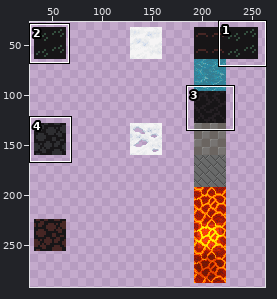
File history of a sprite sheet, graphics/images/environment/floors.png. Above, an overview of the earlier version with the close-up marked.
Close-up. The starting point:
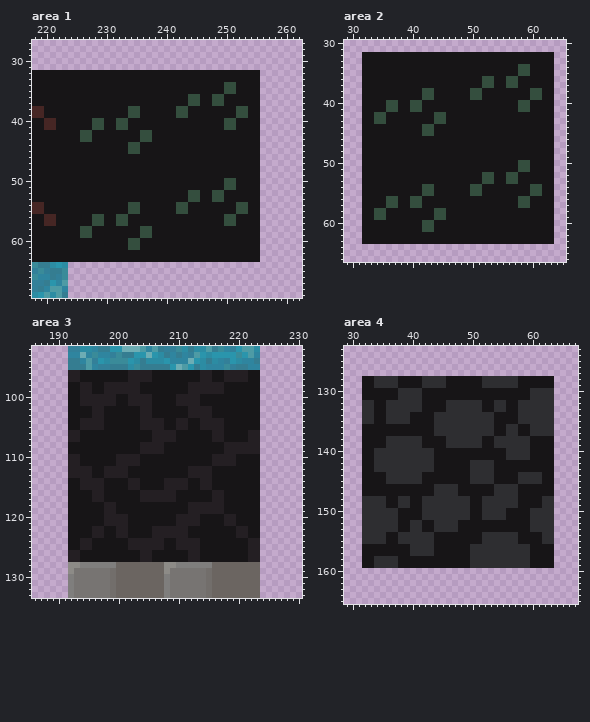
The file is 288x480 pixels. Colours within 5 levels of each other are drawn and written as one. Shown: area 1: x 218..262, y 27..69; area 2: x 29..65, y 30..66; area 3: x 186..230, y 92..133; area 4: x 29..67, y 123..165. The wide view leaves out empty margins. The commit also changed other parts of the picture, which this record leaves out.
After the commit:
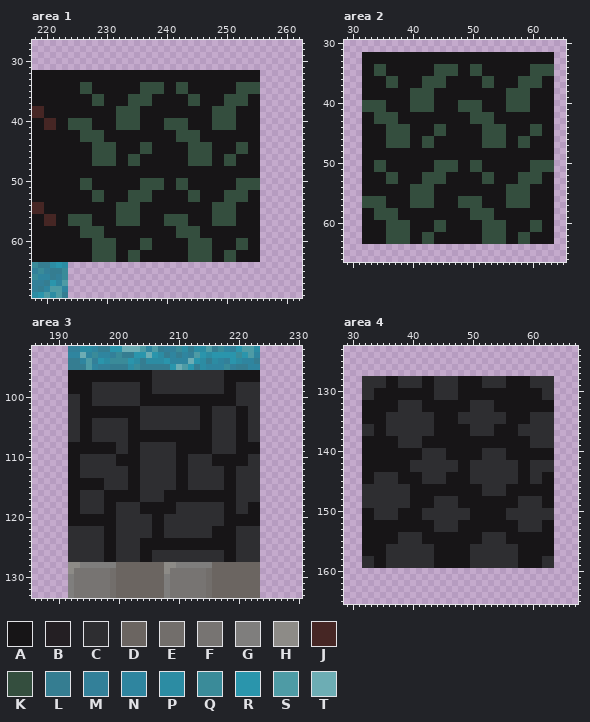
Palette (. is transparent): A #171517  B #241f23  C #2e2e31  D #6b6561  E #726e6b  F #777472  G #7f7e7d  H #8d8b87  J #462624  K #344e3e  L #357d91  M #338099  N #2f859f  P #2c8ca3  Q #3a8b99  R #2a95ac  S #4e9ba5  T #6dadb4
Changes in this commit:
Area 1:
y 34..35: x 226..227 AA -> KK; x 236..239 AAAA -> KKKK; x 242..243 AA -> KK; x 250..255 KKAAAA -> AAKKKK
y 36..37: x 228..229 AA -> KK; x 234..237 AAAA -> KKKK; x 248..253 KKAAAA -> AAKKKK
y 38..39: x 232..233 AA -> KK; x 242..243 KK -> AA; x 248..253 AAAAKK -> KKKKAA
y 40..41: x 224..229 AAAAKK -> KKKKAA; x 234..235 AA -> KK; x 240..243 AAAA -> KKKK; x 248..249 AA -> KK
y 42..43: x 228..229 AA -> KK; x 236..237 KK -> AA; x 242..245 AAAA -> KKKK
y 44..45: x 228..231 AAAA -> KKKK; x 234..237 KKAA -> AAKK; x 244..247 AAAA -> KKKK; x 252..253 AA -> KK
y 46..47: x 228..231 AAAA -> KKKK; x 234..235 AA -> KK; x 244..247 AAAA -> KKKK; x 250..251 AA -> KK
y 50..51: x 226..227 AA -> KK; x 236..239 AAAA -> KKKK; x 242..243 AA -> KK; x 250..255 KKAAAA -> AAKKKK
y 52..53: x 228..229 AA -> KK; x 234..237 AAAA -> KKKK; x 248..253 KKAAAA -> AAKKKK
y 54..55: x 232..233 AA -> KK; x 242..243 KK -> AA; x 248..253 AAAAKK -> KKKKAA
y 56..57: x 224..229 AAAAKK -> KKKKAA; x 234..235 AA -> KK; x 240..243 AAAA -> KKKK; x 248..249 AA -> KK
y 58..59: x 228..229 AA -> KK; x 236..237 KK -> AA; x 242..245 AAAA -> KKKK
y 60..61: x 228..231 AAAA -> KKKK; x 234..237 KKAA -> AAKK; x 244..247 AAAA -> KKKK; x 252..253 AA -> KK
y 62..63: x 228..231 AAAA -> KKKK; x 234..235 AA -> KK; x 244..247 AAAA -> KKKK; x 250..251 AA -> KK
Area 2:
y 34..35: x 34..35 AA -> KK; x 44..47 AAAA -> KKKK; x 50..51 AA -> KK; x 58..63 KKAAAA -> AAKKKK
y 36..37: x 36..37 AA -> KK; x 42..45 AAAA -> KKKK; x 56..61 KKAAAA -> AAKKKK
y 38..39: x 40..41 AA -> KK; x 50..51 KK -> AA; x 56..61 AAAAKK -> KKKKAA
y 40..41: x 32..37 AAAAKK -> KKKKAA; x 42..43 AA -> KK; x 48..51 AAAA -> KKKK; x 56..57 AA -> KK
y 42..43: x 36..37 AA -> KK; x 44..45 KK -> AA; x 50..53 AAAA -> KKKK
y 44..45: x 36..39 AAAA -> KKKK; x 42..45 KKAA -> AAKK; x 52..55 AAAA -> KKKK; x 60..61 AA -> KK
y 46..47: x 36..39 AAAA -> KKKK; x 42..43 AA -> KK; x 52..55 AAAA -> KKKK; x 58..59 AA -> KK
y 50..51: x 34..35 AA -> KK; x 44..47 AAAA -> KKKK; x 50..51 AA -> KK; x 58..63 KKAAAA -> AAKKKK
y 52..53: x 36..37 AA -> KK; x 42..45 AAAA -> KKKK; x 56..61 KKAAAA -> AAKKKK
y 54..55: x 40..41 AA -> KK; x 50..51 KK -> AA; x 56..61 AAAAKK -> KKKKAA
y 56..57: x 32..37 AAAAKK -> KKKKAA; x 42..43 AA -> KK; x 48..51 AAAA -> KKKK; x 56..57 AA -> KK
y 58..59: x 36..37 AA -> KK; x 44..45 KK -> AA; x 50..53 AAAA -> KKKK
y 60..61: x 36..39 AAAA -> KKKK; x 42..45 KKAA -> AAKK; x 52..55 AAAA -> KKKK; x 60..61 AA -> KK
y 62..63: x 36..39 AAAA -> KKKK; x 42..43 AA -> KK; x 52..55 AAAA -> KKKK; x 58..59 AA -> KK
Area 3:
y 96..97: x 192..193 BB -> AA; x 202..221 BBBBAAAAAAAABBAABBBB -> AAAACCCCCCCCCCCCAAAA
y 98..99: x 194..203 BBAABBBBBB -> AACCCCCCCC; x 206..217 AAAAAABBBBBB -> CCCCCCCCCCCC; x 220..223 AAAA -> CCCC
y 100..101: x 192..205 AABBBBBBAABBBB -> CCAACCCCCCCCAA; x 210..213 BBBB -> AAAA; x 220..223 AAAA -> CCCC
y 102..103: x 192..193 AA -> CC; x 196..197 BB -> AA; x 204..219 BBAAAAAABBBBAAAA -> CCCCCCCCCCAACCCC; x 222..223 AA -> CC
y 104..105: x 192..201 AABBBBAAAA -> CCAACCCCCC; x 204..219 BBBBAABBAABBBBAA -> CCCCCCCCCCAACCCC; x 222..223 AA -> CC
y 106..107: x 192..193 BB -> CC; x 196..201 AAAAAA -> CCCCCC; x 206..209 BBBB -> AAAA; x 216..219 BBAA -> CCCC; x 222..223 BB -> CC
y 108..109: x 200..201 AA -> CC; x 204..209 BBBBAA -> CCCCCC; x 216..223 AABBBBBB -> CCCCAAAA
y 110..111: x 192..209 BBAAAAAABBBBAAAAAA -> AACCCCCCAAAACCCCCC; x 212..219 AAAABBBB -> CCCCAAAA; x 222..223 AA -> CC
y 112..113: x 192..201 BBBBAABBBB -> AACCCCCCCC; x 204..209 AAAAAA -> CCCCCC; x 212..217 BBBBAA -> CCCCCC; x 220..223 AAAA -> CCCC
y 114..115: x 194..217 BBBBAAAABBAAAABBBBAABBAA -> AAAACCCCAACCCCCCAACCCCCC; x 220..223 AAAA -> CCCC
y 116..117: x 194..197 AABB -> CCCC; x 204..209 BBBBBB -> CCCCAA; x 216..217 BB -> AA; x 220..223 AAAA -> CCCC
y 118..119: x 194..203 AAAABBAAAA -> CCCCAACCCC; x 210..217 AABBBBBB -> CCCCCCCC; x 220..221 AA -> CC
y 120..121: x 198..205 BBBBAAAA -> AACCCCCC; x 208..219 AABBBBAAAABB -> CCCCCCCCCCAA
y 122..123: x 192..197 AAAABB -> CCCCCC; x 200..215 BBAAAABBBBBBAAAA -> CCCCCCAACCCCCCCC; x 220..223 BBAA -> CCCC
y 124..125: x 192..197 AABBAA -> CCCCCC; x 200..207 AABBBBBB -> CCCCAAAA; x 210..213 BBBB -> AAAA; x 220..223 AABB -> CCCC
y 126..127: x 192..197 BBAAAA -> CCCCCC; x 200..217 AAAABBAAAAAABBAAAA -> CCCCAACCCCCCCCCCCC; x 220..223 AABB -> CCCC
Area 4:
y 128..129: x 32..33 AA -> CC; x 36..43 CCAAAACC -> AACCCCAA; x 46..47 AA -> CC; x 56..57 CC -> AA; x 60..63 AAAA -> CCCC
y 130..131: x 32..33 AA -> CC; x 38..41 CCCC -> AAAA; x 44..47 AAAA -> CCCC; x 60..61 CC -> AA
y 132..133: x 32..33 CC -> AA; x 36..37 CC -> AA; x 46..49 CCCC -> AAAA; x 52..55 AACC -> CCAA; x 58..63 CCCCCC -> AAAAAA
y 134..135: x 32..33 CC -> AA; x 40..47 AAAACCCC -> CCCCAAAA; x 54..55 AA -> CC; x 58..59 CC -> AA
y 136..137: x 32..33 AA -> CC; x 36..49 AAAAAAAACCCCCC -> CCCCCCCCAAAAAA; x 56..59 CCAA -> AACC
y 138..139: x 36..37 CC -> AA; x 46..51 CCCCCC -> AAAAAA; x 54..63 CCCCCCAAAA -> AAAAAACCCC
y 140..141: x 34..41 CCCCCCCC -> AAAAAAAA; x 44..45 AA -> CC; x 52..59 AAAACCCC -> CCCCAAAA
y 142..143: x 34..39 CCCCCC -> AAAAAA; x 44..47 AAAA -> CCCC; x 54..57 AAAA -> CCCC; x 60..63 AAAA -> CCCC
y 144..145: x 34..35 AA -> CC; x 38..45 CCCCAAAA -> AAAACCCC; x 54..59 AAAACC -> CCCCAA
y 146..147: x 32..39 AAAAAAAA -> CCCCCCCC; x 44..47 CCCC -> AAAA; x 52..53 AA -> CC; x 56..57 CC -> AA
y 148..149: x 36..37 AA -> CC; x 42..43 CC -> AA; x 48..49 CC -> AA; x 52..63 CCCCCCAAAACC -> AAAAAACCCCAA
y 150..151: x 32..33 CC -> AA; x 52..59 CCCCAAAA -> AAAACCCC
y 152..153: x 32..37 CCCCCC -> AAAAAA; x 40..41 CC -> AA; x 58..59 AA -> CC; x 62..63 CC -> AA
y 154..155: x 32..35 CCCC -> AAAA; x 42..43 CC -> AA; x 56..57 CC -> AA; x 62..63 CC -> AA
y 156..157: x 36..39 AAAA -> CCCC; x 58..59 CC -> AA
y 158..159: x 32..35 AACC -> CCAA; x 38..43 AAAAAA -> CCCCCC; x 58..59 CC -> AA; x 62..63 AA -> CC
